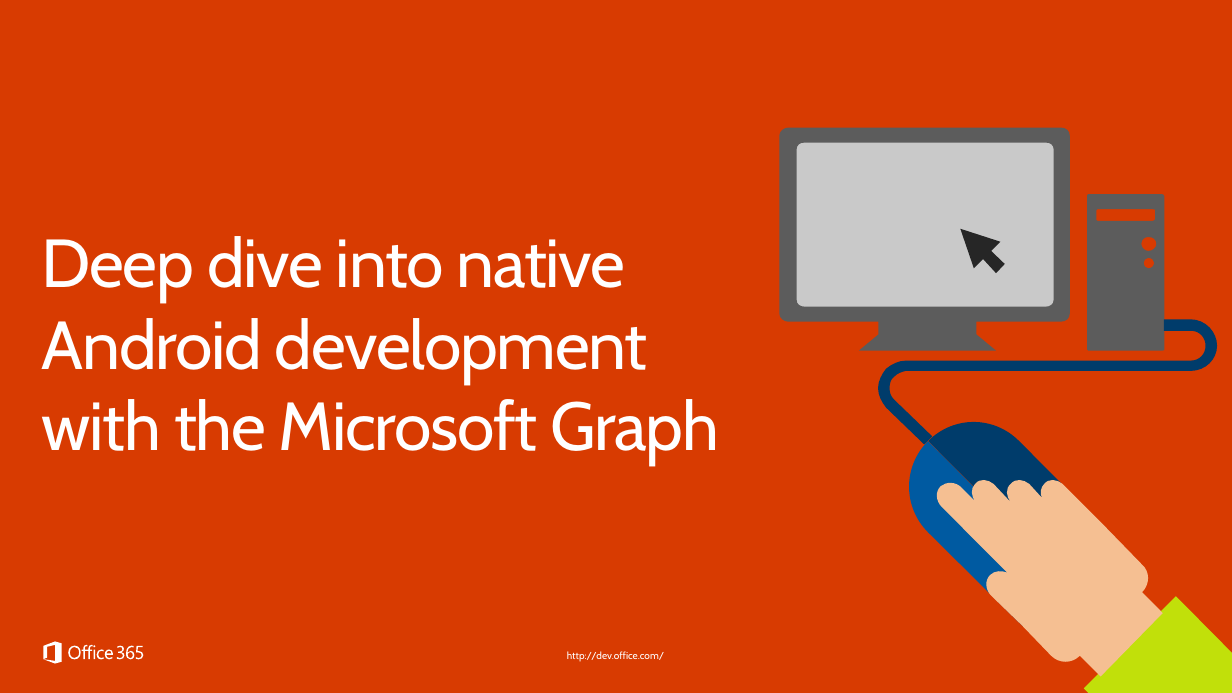
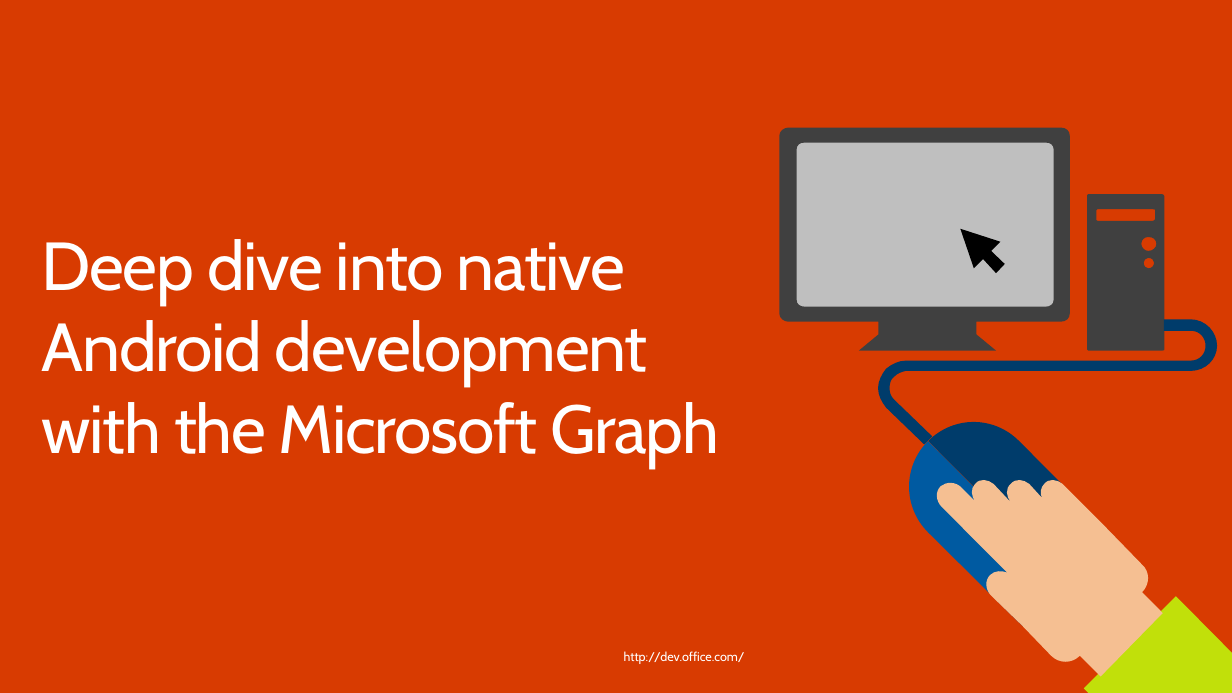
Before and after one commit to fabbbiob/TrainingContent, a slide deck: slide 2 of O3654/O3654-4 Native Android Development with Office 365 APIs/O3654-4 Deep dive into native Android Development with Office 365 APIs.pptx. Drawn at 1232x693 pixels with LibreOffice and Linux fonts; fonts in the diff are those of the drawing; background and template pictures are left out. Boxes give left, top, right and bottom in pixels: in the first picture for what was removed or moved away, otherwise in the second. Text is boxed around its words. In the diff, an @@ line names an element or a change of style, - is before the commit and + after.

Commit message:
Updated slide decks to new theme

```diff
--- a/O3654/O3654-4 Native Android Development with Office 365 APIs/O3654-4 Deep dive into native Android Development with Office 365 APIs.pptx
+++ b/O3654/O3654-4 Native Android Development with Office 365 APIs/O3654-4 Deep dive into native Android Development with Office 365 APIs.pptx
@@ freeform shape at [779,128,1070,351]: fill #5C5C5C to #404040 @@
@@ rectangle at [784,135,1060,316]: fill #C9C9C9 to #BFBFBF @@
@@ freeform shape at [1087,194,1164,351]: fill #5C5C5C to #404040 @@
@@ title "Deep dive into native Android ..." at [42,239,719,469]: vertical alignment top to bottom @@
@@ freeform shape at [960,229,1005,274]: fill #262626 to #000000 @@
@@ freeform shape removed at [43,641,143,663] @@
@@ text "http://dev.office.com/": place and size @@
-text "http://dev.office.com/" at [567,651,664,662]
+text "http://dev.office.com/" at [624,651,745,664]
@@ text "http://dev.office.com/" at [624,651,745,664]: size 8 to 10 pt @@
```
Also in this commit, not shown: 35 other slides changed, 3 slides added, 3 slides removed, 4 other files.
